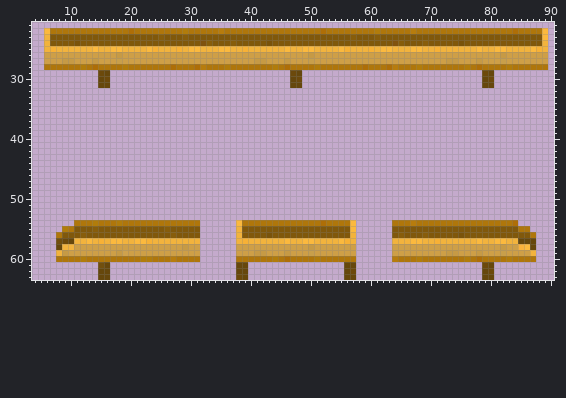
Sprite sheet -- core.mod/assets/tiles/aqueduct.png. The first picture shows the starting point.
The file is 96x64 pixels. Pixels under 10% opacity are left out. Colours within 5 levels of each other are drawn and written as one. Shown: x 4..90, y 21..63.
And afterwards:
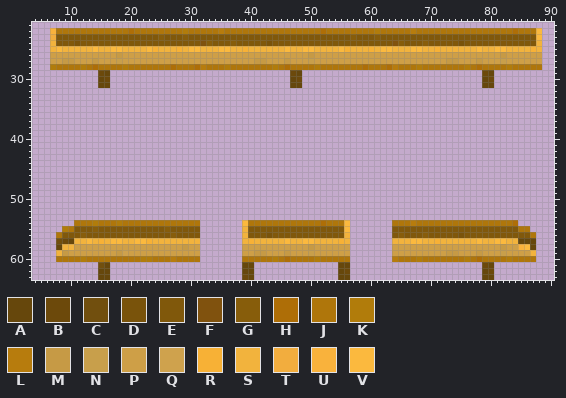
Palette (. is transparent): A #66470c  B #6c490b  C #714f0e  D #79530b  E #80580b  F #80520e  G #875d0b  H #ae6e07  J #af760b  K #b17c0b  L #b77c0d  M #c69a45  N #c89f4b  P #ce9f47  Q #cfa24d  R #f7b136  S #f2b33d  T #f2ad3e  U #f9b23c  V #fbb93e
Commit message: aqueducts kinda work now, and add custom debug info from entities
Difference:
The edit adds colour A in rows 61 to 63 at x 40 and 55.
Colour A gives way to colour B in row 62 at x 56; in row 63 at x 39.
Colour J gives way to colour K in row 28 at x 7.
Colour S gives way to colour R in row 57 at x 40.
Colour V gives way to colour R in row 25 at x 87; in row 57 at x 55.
Colour E gives way to colour S in row 24 at x 7 and 88; in row 55 at x 39; in row 56 at x 39 and 56.
Colour R gives way to colour S in row 25 at x 7 and 88; in row 57 at x 39 and 56.
Colour E gives way to colour T in row 23 at x 7.
Colour J gives way to colour U in row 22 at x 7.
Colour E gives way to colour V in row 23 at x 88; in row 55 at x 56.
Colour J gives way to colour V in row 22 at x 88; in row 54 at x 39 and 56.
Colour S gives way to colour V in row 25 at x 8.
Colour A is gone in row 61 at x 38 and 57; in row 62 at x 38; in row 63 at x 57.
Colour B is gone in row 62 at x 57; in row 63 at x 38.
Colour J is gone in row 28 at x 6 and 89; in row 60 at x 38 and 57.
Colour P is gone in rows 26 to 27 at x 6 and 89; in rows 58 to 59 at x 38 and 57.
Colour S is gone in row 23 at x 6; in rows 24 to 25 at x 6 and 89; in row 55 at x 38; in rows 56 to 57 at x 38 and 57.
Colour V is gone in row 22 at x 6 and 89; in row 23 at x 89; in row 54 at x 38 and 57; in row 55 at x 57.
Pixel boxes of the changes (left, top, right, bottom) in both pictures:
changed: (44, 28, 62, 70)
changed: (530, 28, 548, 70)
changed: (236, 220, 254, 280)
changed: (338, 220, 356, 280)
